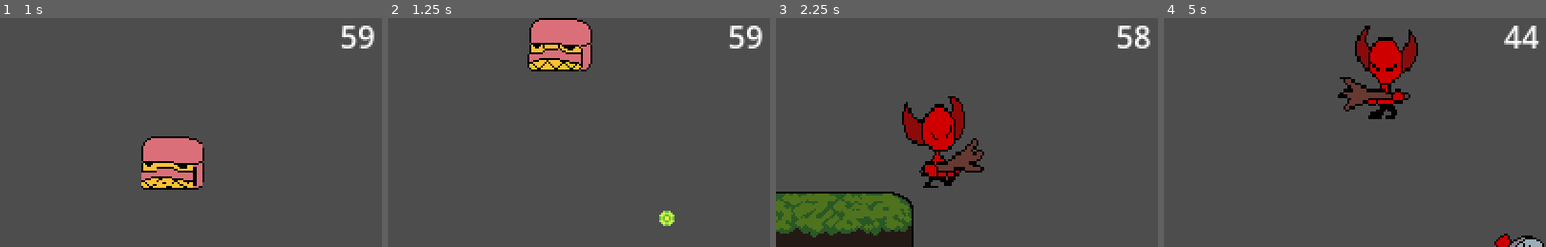
Above: before the commit, frames 1-4 (left to right).
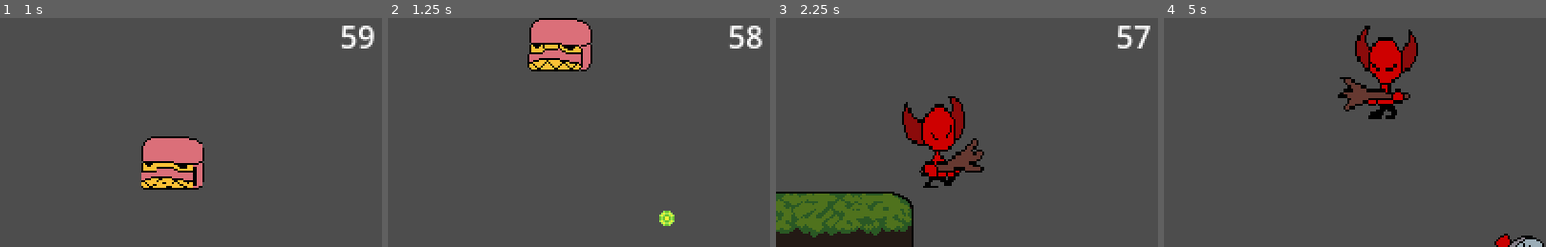
Above: after the commit, the same moments.

Repository: WondaMegapon/ACMJAM-S2024
Game: Godot game, scene res://Scenes/MainMenue.tscn
Same seed, same stepped clock (60 frames per second), same inputs: the game is played once before the commit and once after it.
Inputs:
- Up to frame 1 (1 s): click "Play" at 0.5 s
- Up to frame 2 (1.25 s): no input
- Up to frame 3 (2.25 s): hold D (player_right) from 1.28 s (still down); tap Shift (player_dash) at 1.35 s; tap Space (player_jump) at 1.52 s; tap F (player_interact) at 2.1 s
- Up to frame 4 (5 s): tap Space (player_jump) at 2.27, 3.77, 4.52 s; release D (player_right) at 2.78 s; hold A (player_left) 2.78-3.53 s; tap E (player_shoot) at 2.85 s; hold D (player_right) from 3.53 s (still down); tap Q (player_slash) at 3.6 s; tap Shift (player_dash) at 4.35 s; tap Escape (player_pause) at 4.9 s
The pictures show only the part of the screen within x 3-53%, y 1-51%; the shares and areas given below are measured in that part.

Frame 1 is identical in both runs. In frame 2, 0.2% of the frame differs, in the area x 94-98%, y 3-14%; in frame 3, 0.3%; in frame 4, 0.5%, in the area x 89-98%, y 3-14%.

Commit message:
Implemented game over screen, and preppared additional menu code.

Diff:
--- a/Objects/Characters/Player.tscn
+++ b/Objects/Characters/Player.tscn
@@ -1,6 +1,7 @@
-[gd_scene load_steps=53 format=3 uid="uid://drgdvvy4taqkv"]
+[gd_scene load_steps=54 format=3 uid="uid://drgdvvy4taqkv"]
 
 [ext_resource type="Script" path="res://Scripts/Characters/Player.gd" id="1_h7v3j"]
+[ext_resource type="Script" path="res://Scripts/Menues/PlayerUIDriver.gd" id="2_yg10b"]
 [ext_resource type="Script" path="res://Scripts/PlayerSword.gd" id="3_j6sri"]
 [ext_resource type="SpriteFrames" uid="uid://dw1l0a6lpw3uh" path="res://Textures/Characters/Player/PlayerSpriteFrames.tres" id="4_l41cj"]
 
@@ -397,8 +398,9 @@
 position_smoothing_enabled = true
 
 [node name="CanvasLayer" type="CanvasLayer" parent="Camera2D"]
-
-[node name="Container" type="ReferenceRect" parent="Camera2D/CanvasLayer"]
+script = ExtResource("2_yg10b")
+
+[node name="Gameplay" type="ReferenceRect" parent="Camera2D/CanvasLayer"]
 anchors_preset = 8
 anchor_left = 0.5
 anchor_top = 0.5
@@ -411,7 +413,7 @@
 grow_horizontal = 2
 grow_vertical = 2
 
-[node name="Label" type="Label" parent="Camera2D/CanvasLayer/Container"]
+[node name="Timer" type="Label" parent="Camera2D/CanvasLayer/Gameplay"]
 layout_mode = 1
 anchors_preset = 5
 anchor_left = 0.5
@@ -423,6 +425,62 @@
 text = "90"
 horizontal_alignment = 1
 
+[node name="Pause" type="ReferenceRect" parent="Camera2D/CanvasLayer"]
+anchors_preset = 8
+anchor_left = 0.5
+anchor_top = 0.5
+anchor_right = 0.5
+anchor_bottom = 0.5
+offset_left = -200.0
+offset_top = -120.0
+offset_right = 200.0
+offset_bottom = 120.0
+grow_horizontal = 2
+grow_vertical = 2
+
+[node name="Dead" type="ReferenceRect" parent="Camera2D/CanvasLayer"]
+anchors_preset = 8
+anchor_left = 0.5
+anchor_top = 0.5
+anchor_right = 0.5
+anchor_bottom = 0.5
+offset_left = -200.0
+offset_top = -120.0
+offset_right = 200.0
+offset_bottom = 120.0
+grow_horizontal = 2
+grow_vertical = 2
+
+[node name="Quit" type="Button" parent="Camera2D/CanvasLayer/Dead"]
+layout_mode = 1
+anchors_preset = 7
+anchor_left = 0.5
+anchor_top = 1.0
+anchor_right = 0.5
+anchor_bottom = 1.0
+offset_left = -24.0
+offset_top = -48.0
+offset_right = 24.0
+offset_bottom = -16.0
+grow_horizontal = 2
+grow_vertical = 0
+text = "Quit"
+
+[node name="Again" type="Button" parent="Camera2D/CanvasLayer/Dead/Quit"]
+layout_mode = 1
+anchors_preset = 8
+anchor_left = 0.5
+anchor_top = 0.5
+anchor_right = 0.5
+anchor_bottom = 0.5
+offset_left = -48.0
+offset_top = -64.0
+offset_right = 48.0
+offset_bottom = -32.0
+grow_horizontal = 2
+grow_vertical = 2
+text = "Try Again?"
+
 [node name="DamageVolume" type="Area2D" parent="."]
 collision_layer = 0
 collision_mask = 4
@@ -447,6 +505,7 @@
 [node name="AnimatedSprite2D" type="AnimatedSprite2D" parent="Flippables"]
 sprite_frames = ExtResource("4_l41cj")
 animation = &"fall"
+frame = 1
 
 [node name="AnimationPlayer" type="AnimationPlayer" parent="Flippables"]
 root_node = NodePath("../AnimationTree")
@@ -463,5 +522,7 @@
 advance_expression_base_node = NodePath("../..")
 anim_player = NodePath("../AnimationPlayer")
 
+[connection signal="pressed" from="Camera2D/CanvasLayer/Dead/Quit" to="Camera2D/CanvasLayer" method="to_title"]
+[connection signal="pressed" from="Camera2D/CanvasLayer/Dead/Quit/Again" to="Camera2D/CanvasLayer" method="restart_scene"]
 [connection signal="area_entered" from="DamageVolume" to="." method="_on_area_2d_area_entered"]
 [connection signal="body_entered" from="Flippables/Sword" to="Flippables/Sword" method="_on_body_entered"]
--- a/Scripts/Characters/Enemies/UpDownEnemy.gd
+++ b/Scripts/Characters/Enemies/UpDownEnemy.gd
@@ -3,10 +3,14 @@
 const SPEED = 100.0
 const INTERVAL = 2.0
 
+@onready var gameMaster = get_node("/root/GameMaster") as GameMaster # Getting our gamemaster.
+
 var timer = 0.0
 var direction = 1
 
 func _physics_process(delta):
+	if(gameMaster.currentState != GameMaster.GameState.GAMEPLAY): return
+
 	timer += delta
 
 	# Check if it's time to change direction
--- a/Scripts/Characters/Player.gd
+++ b/Scripts/Characters/Player.gd
@@ -8,7 +8,6 @@
 const SWORDBEAM = preload("res://Scenes/sword_beam.tscn")
 
 @onready var gameMaster = get_node("/root/GameMaster") as GameMaster # Getting our gamemaster.
-@onready var timerLabel = $Camera2D/CanvasLayer/Container/Label as Label
 
 # Get the gravity from the project settings to be synced with RigidBody nodes.
 var gravity = ProjectSettings.get_setting("physics/2d/default_gravity")
@@ -83,10 +82,14 @@
 func _process(delta):
 	# Input~
 	if(Input.is_action_just_pressed("player_pause")):
-		gameMaster.currentState = GameMaster.GameState.PAUSE_MENU if gameMaster.currentState == GameMaster.GameState.GAMEPLAY else GameMaster.GameState.GAMEPLAY
+		match gameMaster.currentState:
+			GameMaster.GameState.PAUSE_MENU:
+				gameMaster.currentState = GameMaster.GameState.GAMEPLAY
+			GameMaster.GameState.GAMEPLAY:
+					gameMaster.currentState = GameMaster.GameState.PAUSE_MENU
+			_:
+				pass
 
 	if(iframes > 0):
 		($Flippables/AnimatedSprite2D as AnimatedSprite2D).modulate = Color(2 + sin(iframes * 64), 2 + sin(iframes * 64), 2 + sin(iframes * 64))
 	else: ($Flippables/AnimatedSprite2D as AnimatedSprite2D).modulate = Color.WHITE
-
-	timerLabel.text = str(floor(gameMaster.globalTimer)) # Handling the timer.
--- a/Scripts/GameMaster.gd
+++ b/Scripts/GameMaster.gd
@@ -2,7 +2,7 @@
 
 var globalTimer = 60.0 # The timer itself.
 
-enum GameState {MAIN_MENU, PAUSE_MENU, GAMEPLAY, CUTSCENE} # Tracking possible states.
+enum GameState {MAIN_MENU, PAUSE_MENU, GAMEPLAY, CUTSCENE, GAME_OVER} # Tracking possible states.
 var currentState = GameState.MAIN_MENU # The current state.
 
 # For adding time to the timer.
@@ -13,13 +13,17 @@
 # Called when the node enters the scene tree for the first time.
 func _ready():
 	globalTimer = 60.0 # Resetting~
+	currentState = GameState.GAMEPLAY
 	pass # Replace with function body.
 
 # Called every frame. 'delta' is the elapsed time since the previous frame.
 func _process(delta):
 	if(currentState == GameState.GAMEPLAY): # If we're currently video gaming.
 		if(globalTimer <= 0): # If we hit zero...
-			_ready() # Just doing that stuff again.
-			get_tree().reload_current_scene() # No more sceeene~
+			currentState = GameState.GAME_OVER
 		if(globalTimer >= 0):
 			globalTimer -= delta # Subtracting time.
+
+func restart_scene():
+	get_tree().reload_current_scene() # No more sceeene~
+	_ready()
--- a/Scripts/Menues/MainMenue.gd
+++ b/Scripts/Menues/MainMenue.gd
@@ -1,10 +1,7 @@
 extends Node2D
-
-
 
 func _on_quit_pressed():
 	get_tree().quit()
 
-
 func _on_play_pressed():
 	get_tree().change_scene_to_file("res://Scenes/main.tscn")
--- /dev/null
+++ b/Scripts/Menues/PlayerUIDriver.gd
@@ -0,0 +1,29 @@
+extends CanvasLayer
+
+@onready var gameMaster = get_node("/root/GameMaster") as GameMaster
+var previousState = GameMaster.GameState.MAIN_MENU
+
+# Called every frame. 'delta' is the elapsed time since the previous frame.
+func _process(delta):
+	($Gameplay/Timer as Label).text = str(floor(gameMaster.globalTimer))
+
+	if(previousState == gameMaster.currentState): return
+	get_children().map(func(item): (item as CanvasItem).hide())
+	match(gameMaster.currentState):
+		GameMaster.GameState.GAMEPLAY:
+			($Gameplay as CanvasItem).show()
+		GameMaster.GameState.PAUSE_MENU:
+			($Pause as CanvasItem).show()
+		GameMaster.GameState.GAME_OVER:
+			($Dead as CanvasItem).show()
+		_:
+			pass
+	previousState = gameMaster.currentState
+
+func restart_scene():
+	gameMaster.restart_scene()
+
+func to_title():
+	gameMaster._ready()
+	gameMaster.currentState = GameMaster.GameState.MAIN_MENU
+	get_tree().change_scene_to_file("res://Scenes/MainMenue.tscn")
